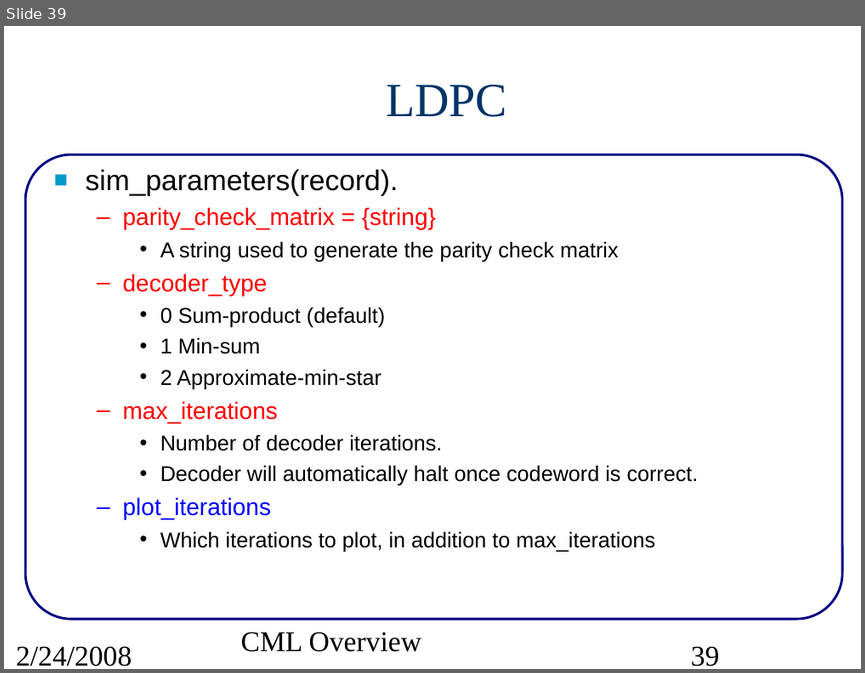
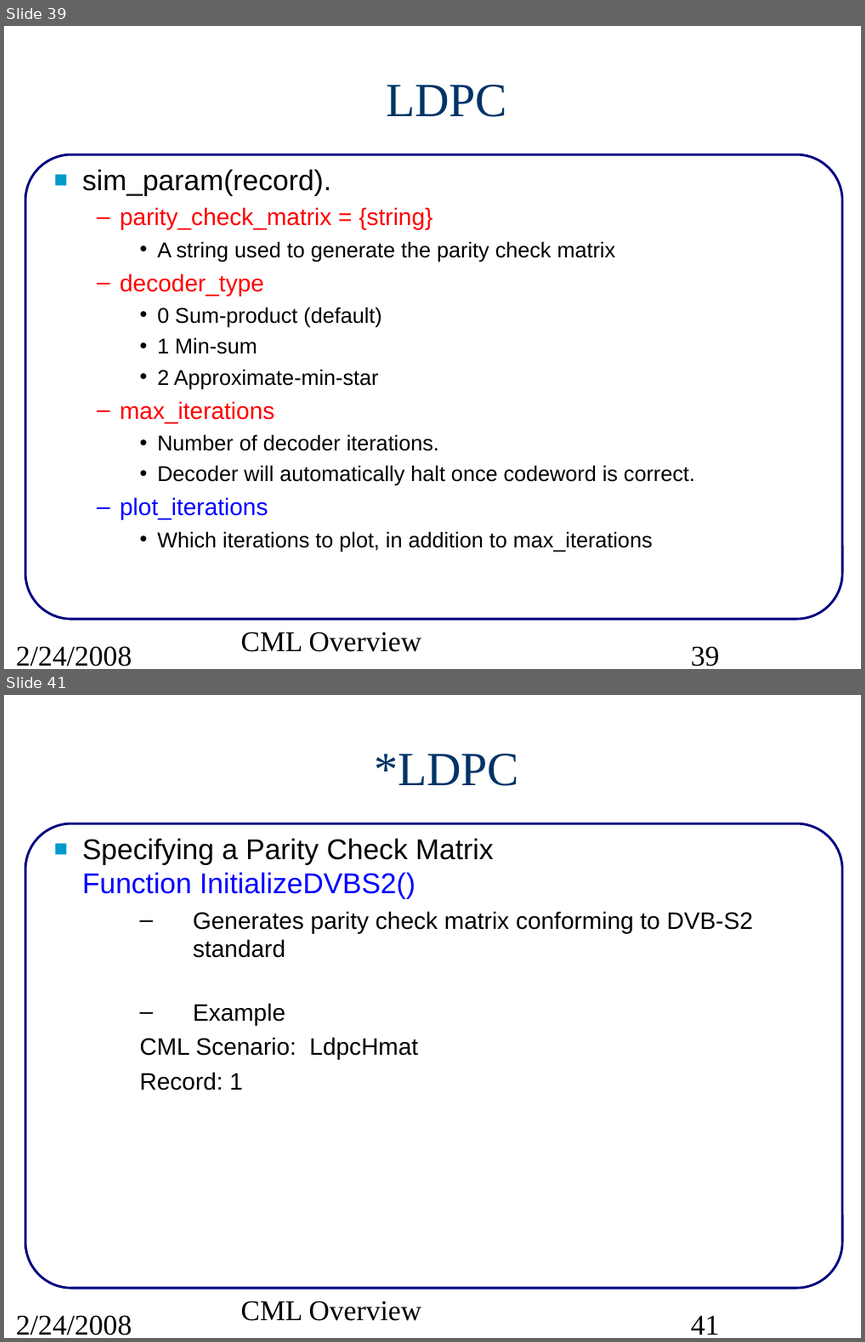
Before and after one commit to marcusmueller/iscml, a slide deck: pcs/projects/cml/doc/src/CMLoverview.ppt. Shown one above the other, each under a label of ours: slide 39 before the commit, slides 39 and 41 after it; the slides between them are not shown. The pictures are 865x673 and 865x1342 pixels, drawn with LibreOffice and Linux fonts; fonts in the diff are those of the drawing. Boxes give left, top, right and bottom in pixels: in the first picture for what was removed or moved away, otherwise in the second. Text is boxed around its words. In the diff, an @@ line names an element or a change of style, - is before the commit and + after.

Commit message:
Bug fix in J() mutual information function. Modification to DncTwrc, LdpcHmat, ExitP2P scenario files.

```diff
--- a/pcs/projects/cml/doc/src/CMLoverview.ppt
+++ b/pcs/projects/cml/doc/src/CMLoverview.ppt
@@ slide 41 added at bbox=[4, 695, 861, 1338], background #FFFFFF; not listed: 1 template element that a slide beside it also shows @@
@@ title added at bbox=[374, 754, 519, 786], 40 pt, text #003366 @@
+*LDPC
@@ text added at bbox=[82, 838, 753, 1090], 20 pt, text #000000 @@
+■ Specifying a Parity Check Matrix
+  Function InitializeDVBS2()
+  – Generates parity check matrix conforming to DVB-S2 standard
+  – Example
+  CML Scenario: LdpcHmat
+  Record: 1
@@ text added at bbox=[241, 1300, 421, 1321], 24 pt, text #000000 @@
+CML Overview
@@ text added at bbox=[16, 1315, 132, 1335], 24 pt, text #000000 @@
+2/24/2008
@@ page number added at bbox=[691, 1315, 720, 1334], 24 pt, text #000000 @@
+41
@@ slide 39 changed as well @@
@@ text at bbox=[82, 169, 331, 196]: text changed @@
-■ sim_parameters(record).
+■ sim_param(record).
@@ text at bbox=[120, 207, 695, 551]: indent changed @@
```
Also in this commit, not shown: 91 other slides changed, 16 other slides added, 4 other files.
